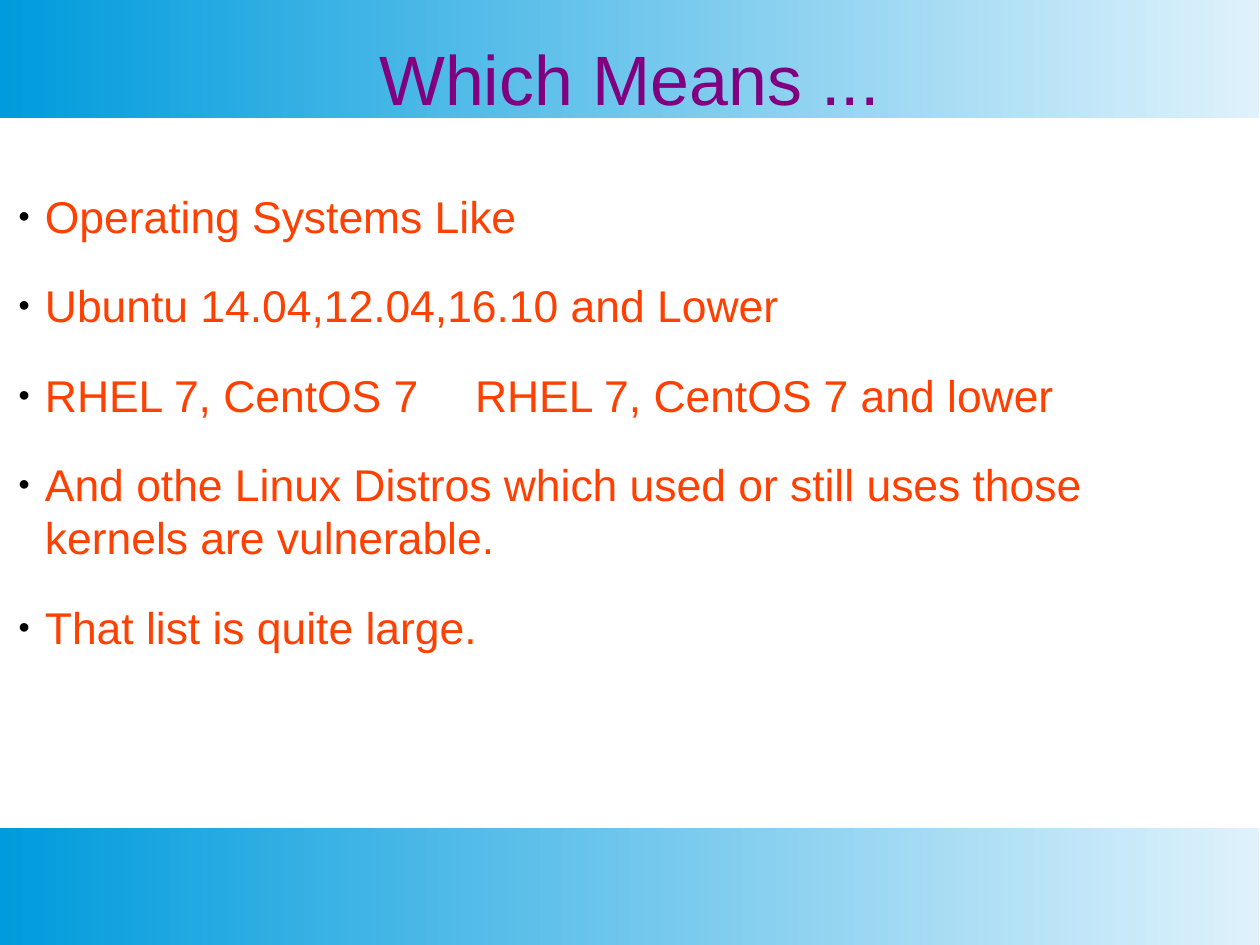
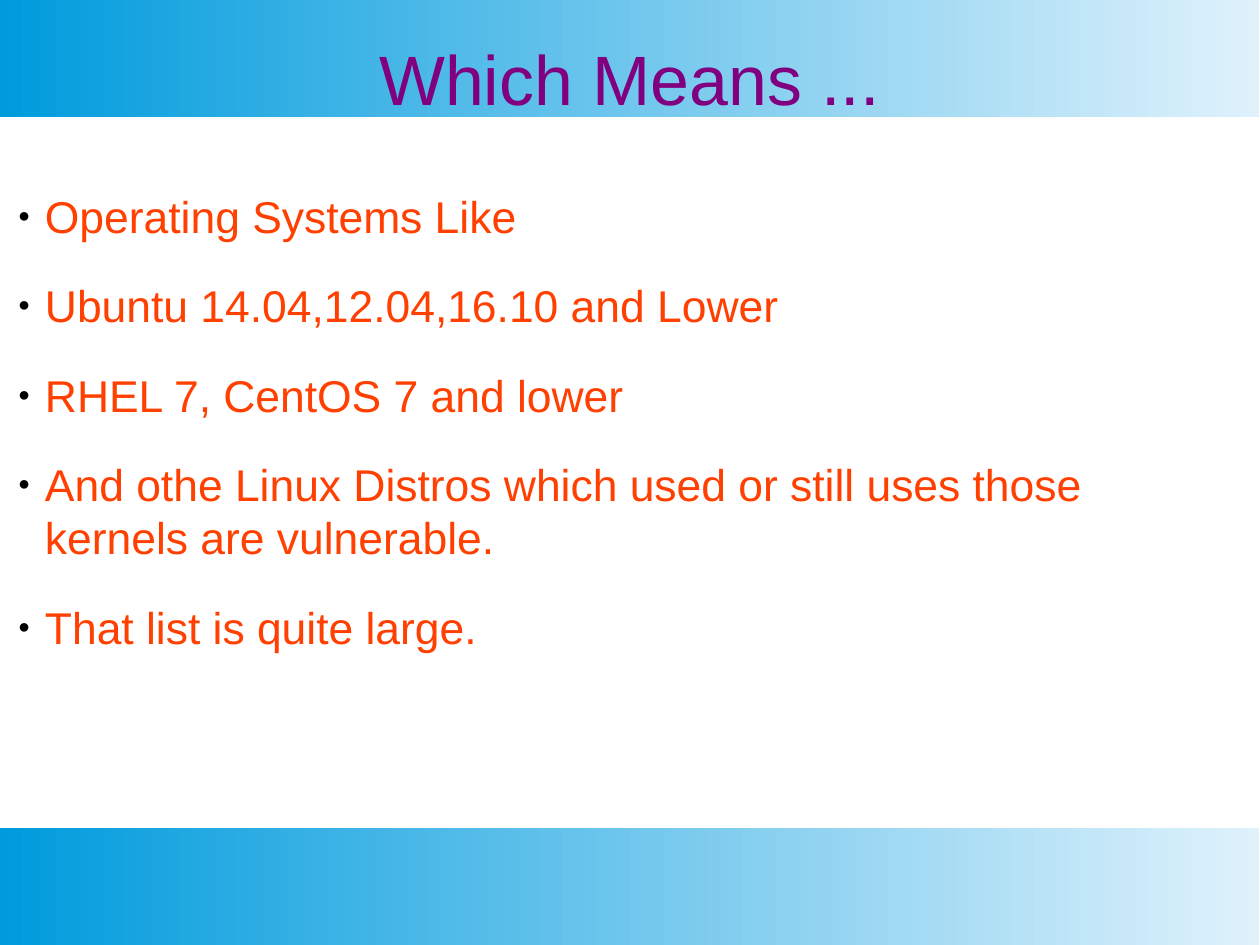
Before and after one commit to SubhajitCode/Seminar, a slide deck: slide 5 of Seminar 02/Seminar 2.pptx. Drawn at 1260x945 pixels with LibreOffice and Linux fonts; fonts in the diff are those of the drawing. Boxes give left, top, right and bottom in pixels: in the first picture for what was removed or moved away, otherwise in the second. Text is boxed around its words. In the diff, an @@ line names an element or a change of style, - is before the commit and + after.

```diff
--- a/Seminar 02/Seminar 2.pptx
+++ b/Seminar 02/Seminar 2.pptx
@@ text at bbox=[45, 379, 623, 418]: text changed @@
-● RHEL 7, CentOS 7 RHEL 7, CentOS 7 and lower
+● RHEL 7, CentOS 7 and lower
```
Also in this commit, not shown: 6 other slides changed, 29 slides added, 17 slides removed, 24 other files.
